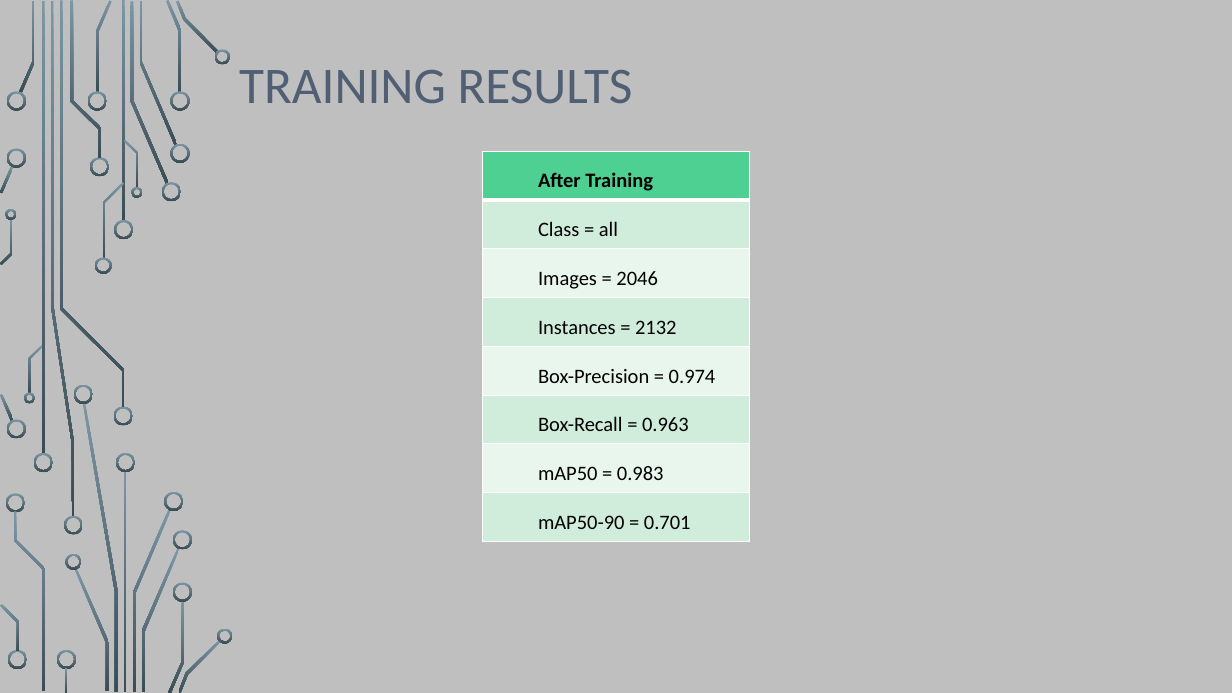
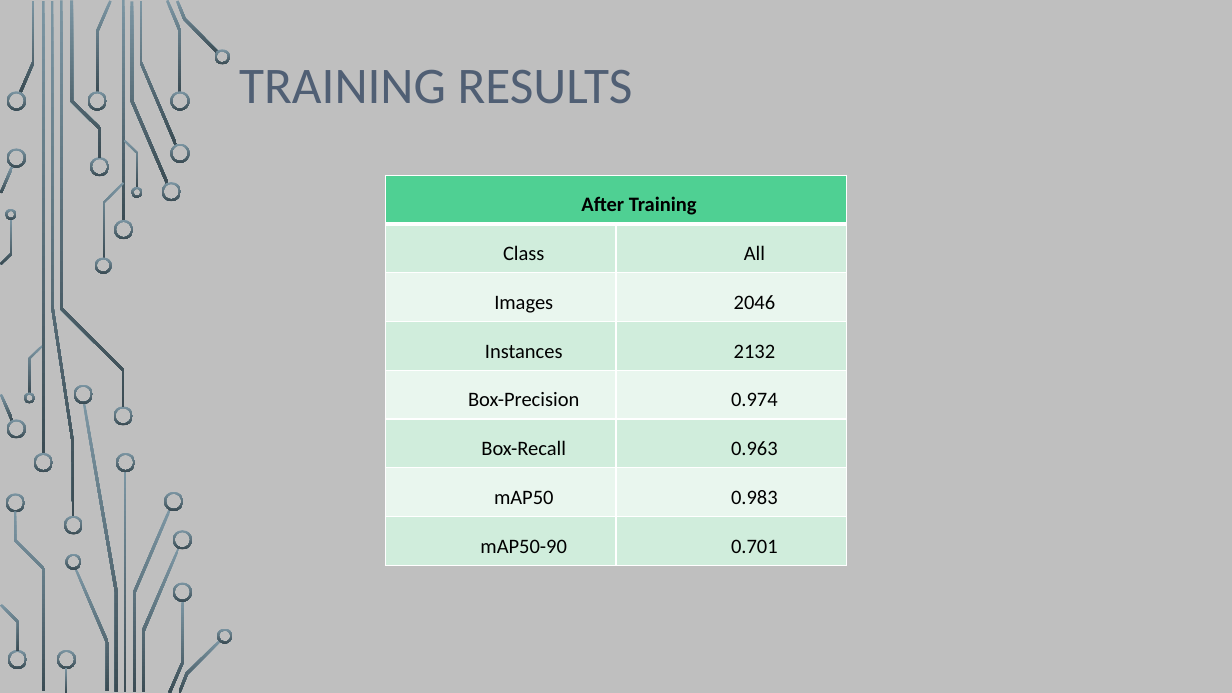
Before and after one commit to motasimmakki/Number-Plate-Recognition-With-DB-Connectivity-Using-YOLO-V8, a slide deck: slide 9 of Docs_Work/presentation.pptx. Drawn at 1232x693 pixels with LibreOffice and Linux fonts; fonts in the diff are those of the drawing; background and template pictures are left out. Boxes give left, top, right and bottom in pixels: in the first picture for what was removed or moved away, otherwise in the second. Text is boxed around its words. In the diff, an @@ line names an element or a change of style, - is before the commit and + after.

```diff
--- a/Docs_Work/presentation.pptx
+++ b/Docs_Work/presentation.pptx
@@ table at (385,175,848,566) @@
-column 1: After Training | Class = all | Images = 2046 | Instances = 2132 | Box-Precision = 0.974 | Box-Recall = 0.963 | mAP50 = 0.983 | mAP50-90 = 0.701
+column 1: After Training | Class | Images | Instances | Box-Precision | Box-Recall | mAP50 | mAP50-90
+column 2:  | All | 2046 | 2132 | 0.974 | 0.963 | 0.983 | 0.701
@@ table: place and size @@
-table at (482,152,750,543)
+table at (385,175,848,566)
```
Also in this commit, not shown: 3 other slides changed, 2 other files.
